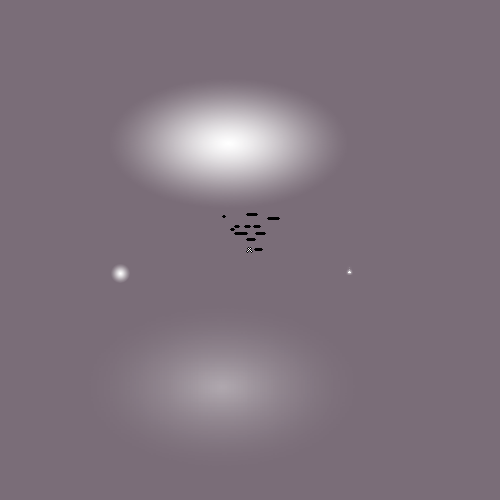
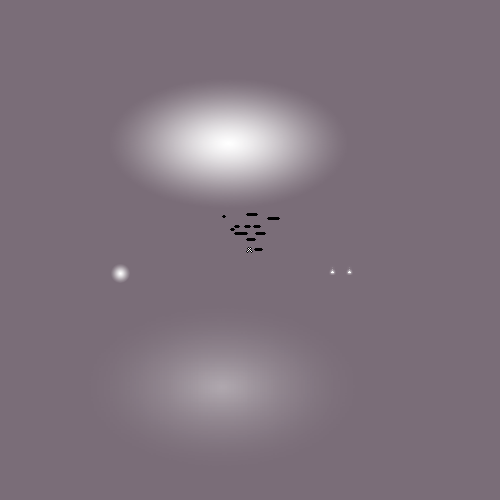
Revision of a layered 500×500 image; what changed, layer by layer:
added layer "Fleshiness.png" above "LootOrb.png" over [331, 267, 334, 273]
